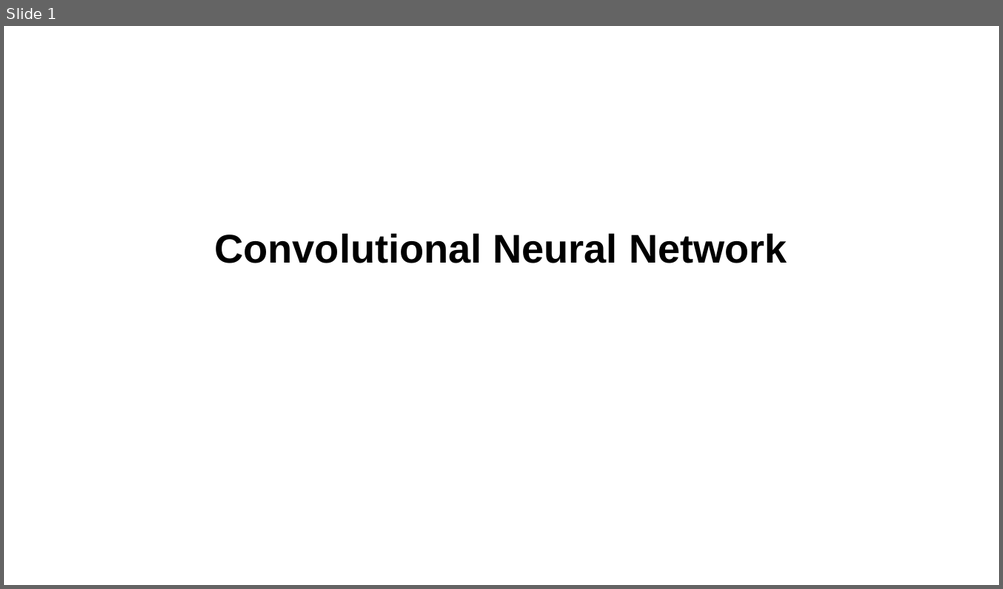
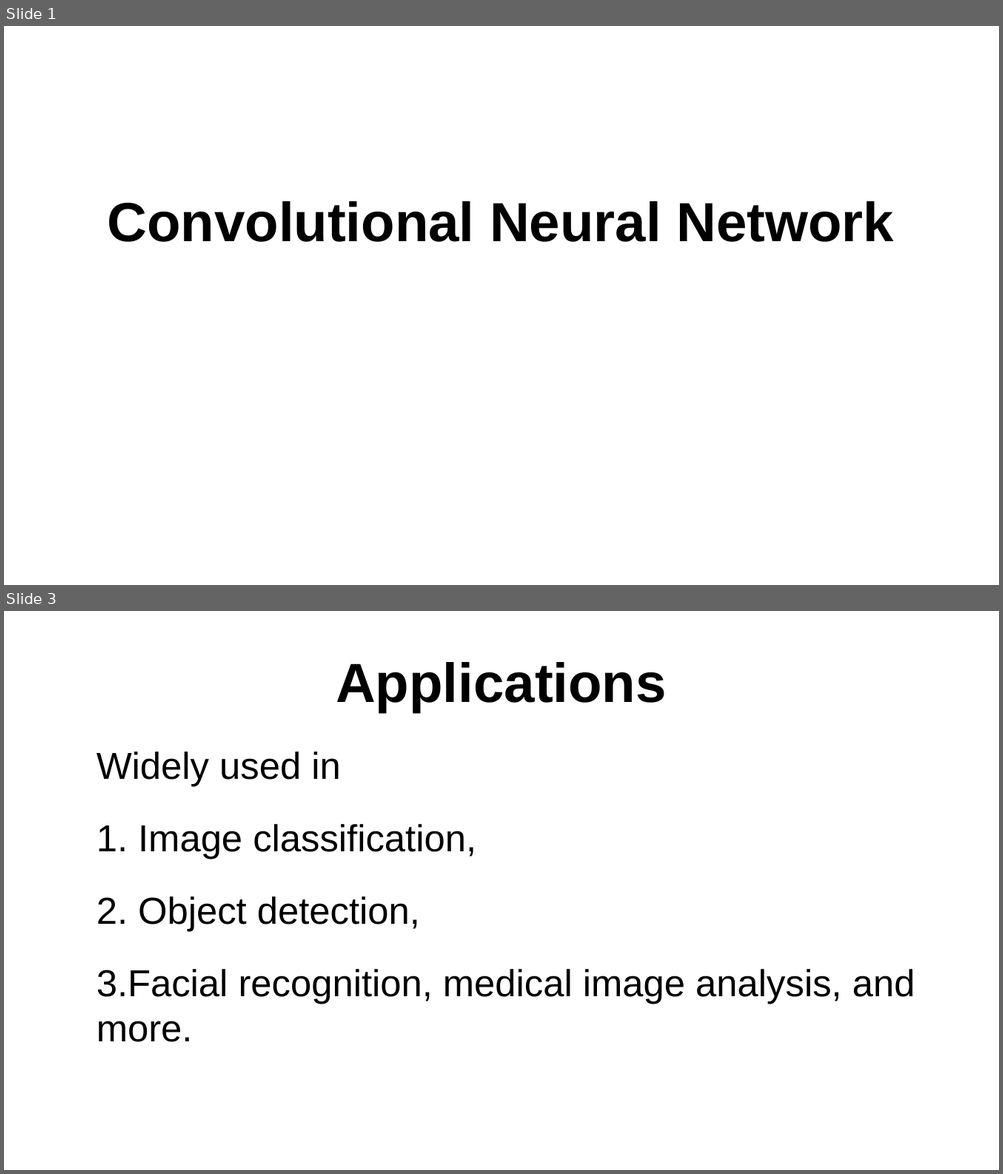
Before and after one commit to sreenivasulum/Presentations, a slide deck: CNN presentation.odp. Shown one above the other, each under a label of ours: slide 1 before the commit, slides 1 and 3 after it; the slides between them are not shown. The pictures are 1003x589 and 1003x1174 pixels, drawn with LibreOffice and Linux fonts; fonts in the diff are those of the drawing. Boxes give left, top, right and bottom in pixels: in the first picture for what was removed or moved away, otherwise in the second. Text is boxed around its words. In the diff, an @@ line names an element or a change of style, - is before the commit and + after.

```diff
--- a/CNN presentation.odp
+++ b/CNN presentation.odp
@@ slide 3 added at (4, 611, 999, 1170), background #FFFFFF @@
@@ title added at (336, 662, 666, 712), 44 pt, text #000000, bold @@
+Applications
@@ text added at (96, 752, 915, 1042), 30 pt, text #000000 @@
+Widely used in
+1. Image classification,
+2. Object detection,
+3.Facial recognition, medical image analysis, and more.
@@ slide 1 changed as well @@
@@ subtitle "Convolutional Neural Network": place and size @@
-subtitle "Convolutional Neural Network" at (215, 233, 787, 264)
+subtitle "Convolutional Neural Network" at (108, 201, 893, 242)
@@ subtitle "Convolutional Neural Network" at (108, 201, 893, 242): size 32 to 44 pt @@
```
Also in this commit, not shown: 4 other slides changed, 17 other slides added, 9 other files.
